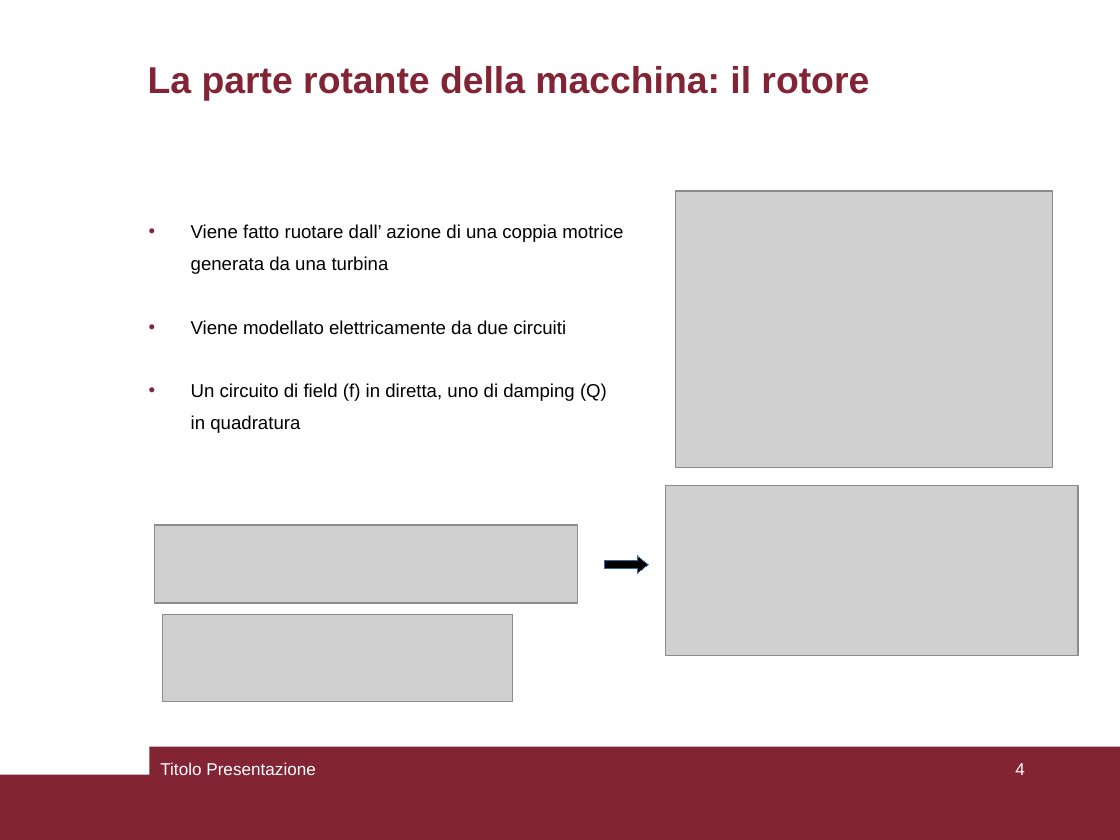
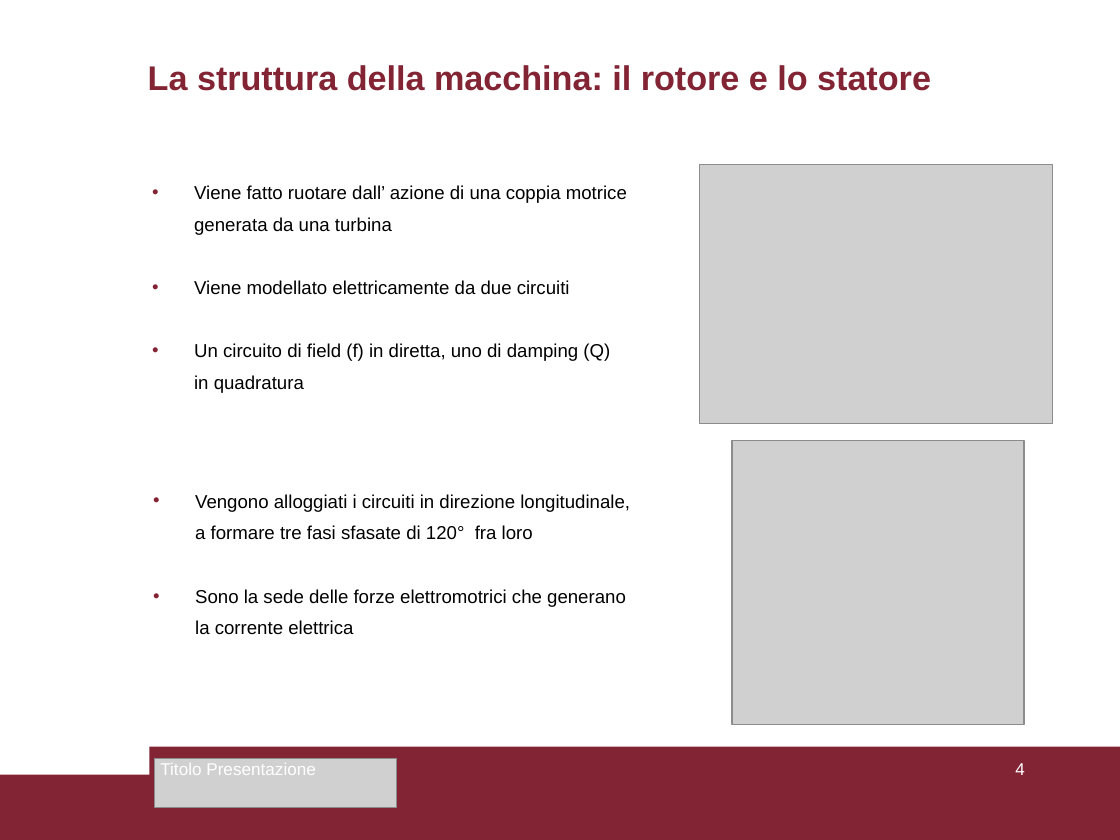
Before and after one commit to LeonardoSalustri/Tesi, a slide deck: slide 4 of Formule_presentazione/Presentazione_versione3.odp. Drawn at 1120x840 pixels with LibreOffice and Linux fonts; fonts in the diff are those of the drawing; grey boxes stand for pictures. Boxes give left, top, right and bottom in pixels: in the first picture for what was removed or moved away, otherwise in the second. Text is boxed around its words. In the diff, an @@ line names an element or a change of style, - is before the commit and + after.

```diff
--- a/Formule_presentazione/Presentazione_versione3.odp
+++ b/Formule_presentazione/Presentazione_versione3.odp
@@ title at bbox=[148, 65, 931, 91]: text changed; size 24 to 22 pt @@
-La parte rotante della macchina: il rotore
+La struttura della macchina: il rotore e lo statore
@@ text "Viene fatto ruotare dall’ azione ...": place and size @@
-text "Viene fatto ruotare dall’ azione ..." at bbox=[191, 224, 623, 433]
+text "Viene fatto ruotare dall’ azione ..." at bbox=[194, 185, 627, 393]
@@ picture: place and size @@
-picture at bbox=[675, 192, 1052, 468]
+picture at bbox=[700, 165, 1053, 423]
@@ picture: place and size @@
-picture at bbox=[665, 485, 1077, 655]
+picture at bbox=[732, 441, 1025, 725]
@@ text added at bbox=[195, 494, 630, 635], 12 pt, text #000000 @@
+• Vengono alloggiati i circuiti in direzione longitudinale,
+a formare tre fasi sfasate di 120° fra loro
+• Sono la sede delle forze elettromotrici che generano
+la corrente elettrica
@@ picture removed at bbox=[155, 525, 578, 604] @@
@@ right arrow removed at bbox=[604, 556, 647, 573] @@
@@ picture: place and size @@
-picture at bbox=[162, 615, 512, 702]
+picture at bbox=[155, 758, 398, 808]
```
Also in this commit, not shown: 12 other slides changed, 1 slide added, 1 slide removed, 15 other files.
